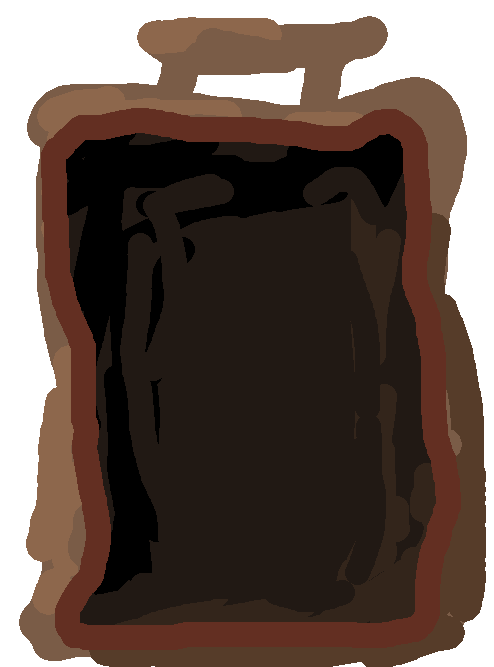
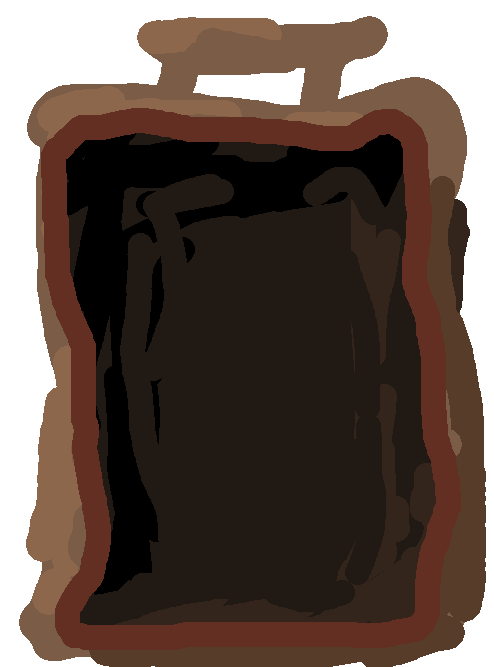
Two versions of the same layered image (494px x 667px). Layer-by-layer changes:
painted on "prototype1_backpack.png" over 430, 176, 470, 313
